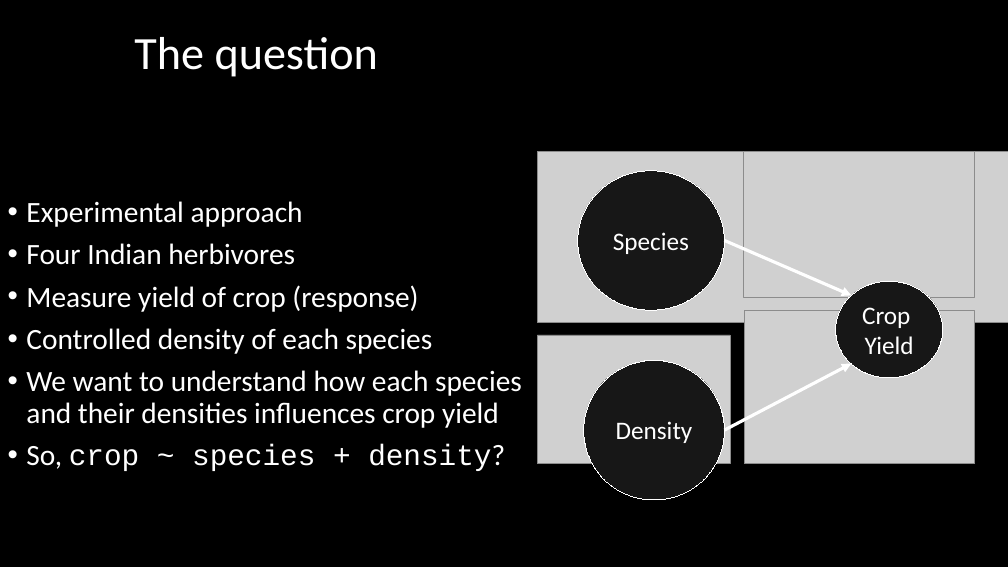
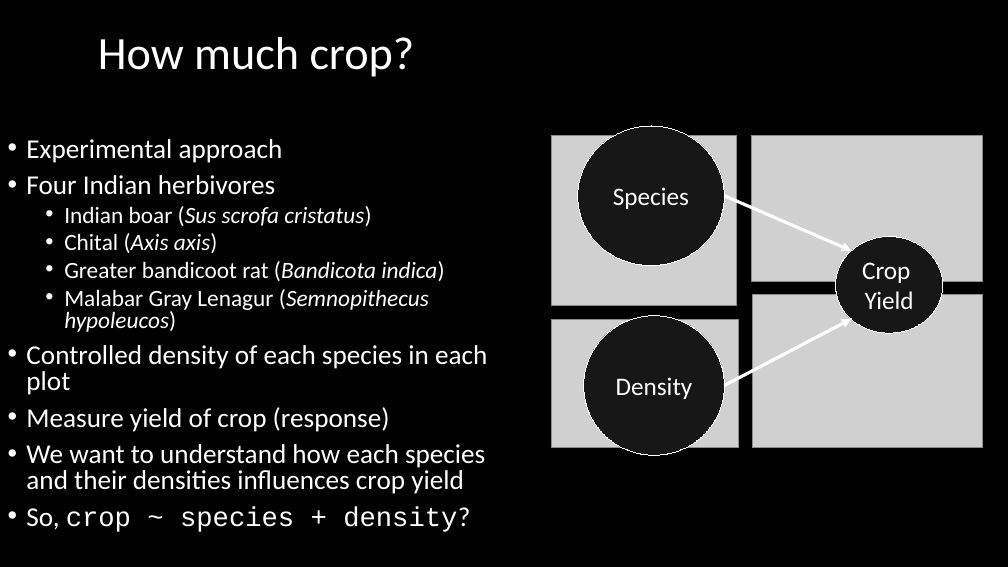
Before and after one commit to DeonRoos/stats-for-biologists, a slide deck: slide 6 of Lectures/Lecture 08.1 Interactions.pptx (slide 3 before the commit). Drawn at 1008x567 pixels with LibreOffice and Linux fonts; fonts in the diff are those of the drawing; grey boxes stand for pictures. Boxes give left, top, right and bottom in pixels: in the first picture for what was removed or moved away, otherwise in the second. Text is boxed around its words. In the diff, an @@ line names an element or a change of style, - is before the commit and + after.

```diff
--- a/Lectures/Lecture 08.1 Interactions.pptx
+++ b/Lectures/Lecture 08.1 Interactions.pptx
@@ title at (x1=98, y1=37, x2=415, y2=77): text changed @@
-The question
+How much crop?
@@ text at (x1=26, y1=139, x2=485, y2=532): size 28 to 25.9 pt in "Experimental approach", "Four Indian herbivores", "Measure yield of crop (response)", "We want to understand how each species ..." and 1 more places; line spacing 0.9 to 0.8 @@
@@ picture added at (x1=552, y1=135, x2=737, y2=306) @@
@@ picture moved from (x1=744, y1=151, x2=975, y2=297) to (x1=752, y1=135, x2=984, y2=281) @@
@@ picture removed at (x1=538, y1=151, x2=1008, y2=322) @@
@@ text at (x1=26, y1=206, x2=487, y2=395): paragraphs added @@
+  • Indian boar (Sus scrofa cristatus)
+  • Chital (Axis axis)
+  • Greater bandicoot rat (Bandicota indica)
+  • Malabar Gray Lenagur (Semnopithecus hypoleucos)
+• Controlled density of each species in each plot
@@ picture moved from (x1=744, y1=311, x2=975, y2=464) to (x1=752, y1=295, x2=983, y2=448) @@
@@ text at (x1=26, y1=328, x2=433, y2=354): paragraph removed @@
-• Controlled density of each species
@@ picture resized from (x1=538, y1=335, x2=730, y2=464) to (x1=552, y1=319, x2=738, y2=448) @@
@@ 3 ellipses, 2 arrows moved together from (x1=578, y1=171, x2=943, y2=501) to (x1=578, y1=126, x2=943, y2=456) @@
```
Also in this commit, not shown: 12 other slides changed, 9 slides added, 19 other files.
